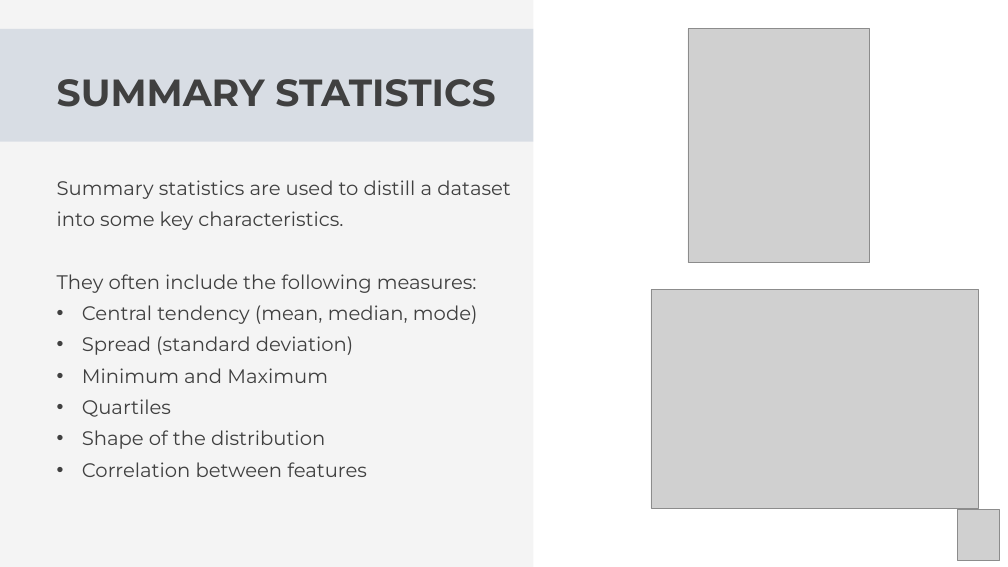
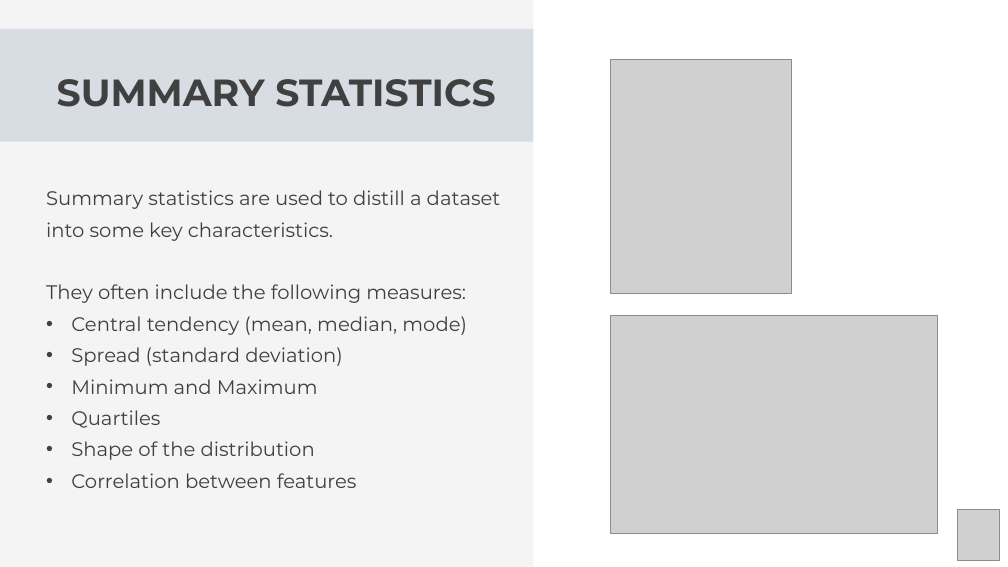
Before and after one commit to Center-for-Health-Data-Science/Foundations-of-Health-Data-Science, a slide deck: slide 4 of Slides/FHDS_Exploratory_Data_Analysis_Part2.pptx (slide 20 before the commit). Drawn at 1008x567 pixels with LibreOffice and Linux fonts; fonts in the diff are those of the drawing; grey boxes stand for pictures. Boxes give left, top, right and bottom in pixels: in the first picture for what was removed or moved away, otherwise in the second. Text is boxed around its words. In the diff, an @@ line names an element or a change of style, - is before the commit and + after.

```diff
--- a/Slides/FHDS_Exploratory_Data_Analysis_Part2.pptx
+++ b/Slides/FHDS_Exploratory_Data_Analysis_Part2.pptx
@@ picture: place and size @@
-picture at [688,29,869,263]
+picture at [610,59,791,293]
@@ text "Summary statistics are used to ...": place and size @@
-text "Summary statistics are used to ..." at [57,180,511,477]
+text "Summary statistics are used to ..." at [46,190,501,488]
@@ picture: place and size @@
-picture at [651,290,979,508]
+picture at [610,316,937,534]
```
Also in this commit, not shown: 15 other slides changed, 2 slides added, 1 slide removed, 1 other file.
